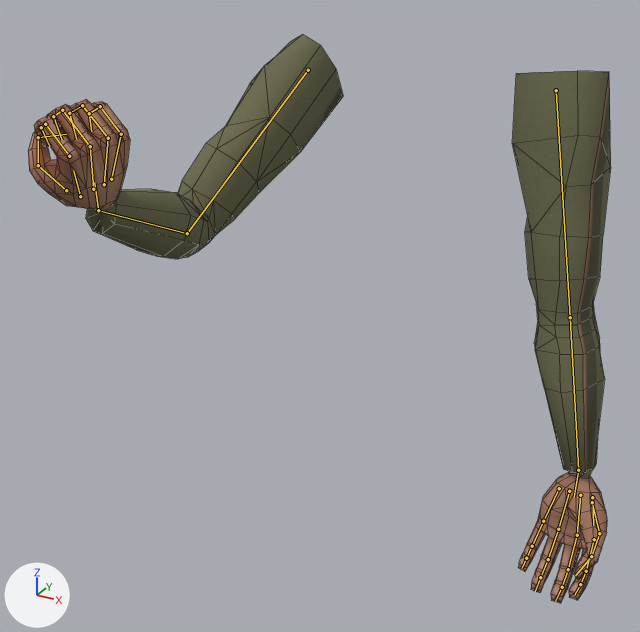
The FBX model Assets/ServiceArt/V19/Arms/service_arms.fbx, before and after one commit.
One viewpoint serves both versions: a 50 mm camera at (0.513, -1.225, 1.802) aimed at (-0.052, -0.199, 1.288). The axes (+X, +Y, +Z) are drawn at lower left. The lights are the same throughout. The older version comes first. Both versions are drawn at frame 1 of the action 'Knock'; the numbers are the values there. The bones that change, and the others that lie on the model, are drawn over the model as lines. Mesh edges are drawn as thin lines.

In view in the first picture: 'ArmsMesh'.
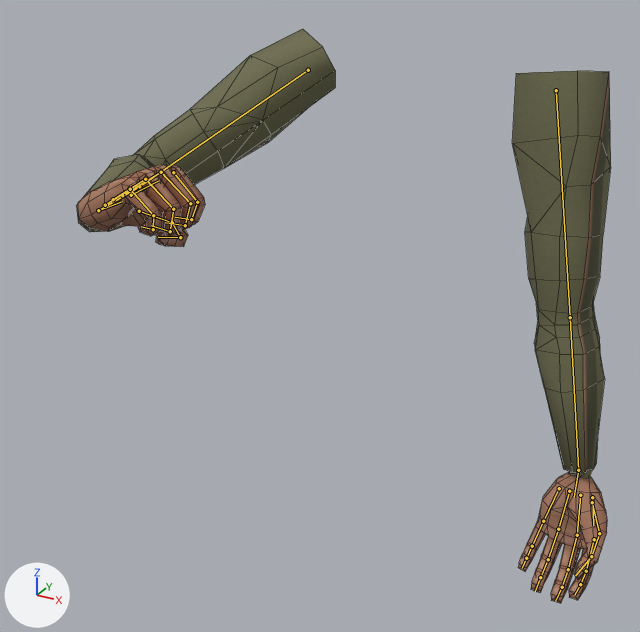
Where the change shows, as pixel boxes (x1, y1, x2, y2) in the pictures (640 x 632 px):
'ArmsMesh', posed (8% narrower): before (28, 34, 611, 603); after (77, 29, 611, 603)
bone 'upper_arm.R', root to tip: before (308, 70) to (187, 233); after (308, 70) to (139, 186)
bone 'hand.R', root to tip: before (98, 210) to (94, 182); after (98, 210) to (122, 201)

The edits, one by one:
Bone 'upper_arm.R' (bone_upper_arm_r) turns from (51, -5, 39) to (56, -9, 2) degrees about its own x, y and z.
Bone 'hand.R' (bone_hand_r) turns from (-55, -180, -11) to (71, -15, -10) degrees about its own x, y and z.
